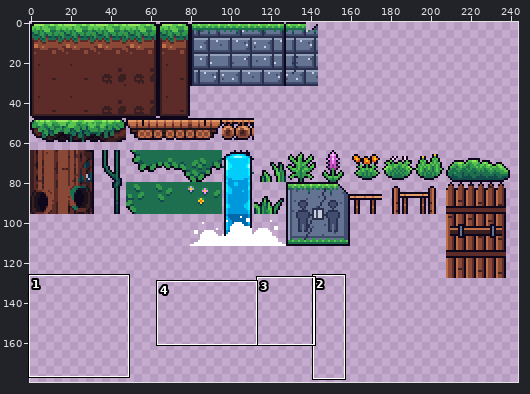
Two states of a pixel-art file, assets/regions/low_canopy_jungle/tiles/low_canopy_jungle.aseprite. Above, an overview of the earlier version with the close-up marked.
Close-up. Before the commit:
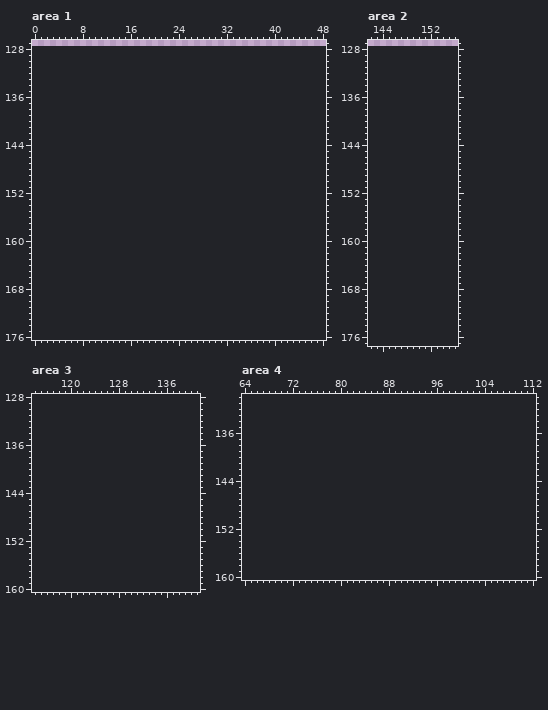
256x128 pixels, 1 frame. Shown: area 1: x 0..48, y 127..176; area 2: x 142..156, y 127..177; area 3: x 114..141, y 128..160; area 4: x 64..112, y 130..160. The old version is drawn lined up with the new one, on the new canvas. The wide view leaves out empty margins. The commit also changed other parts of the picture, which this record leaves out.
Now the later version:
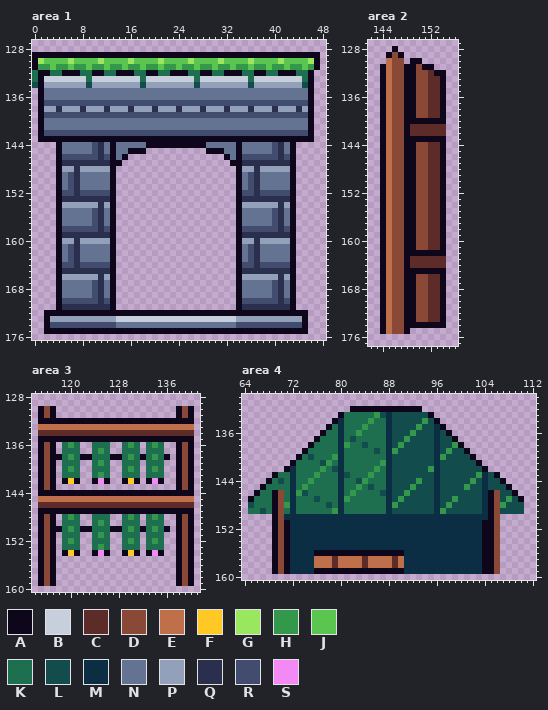
Palette (. is transparent): A #0e071b  B #c7cfdd  C #5d2c28  D #8a4836  E #bf6f4a  F #ffc825  G #99e65f  H #33984b  J #5ac54f  K #1e6f50  L #134c4c  M #0c2e44  N #657392  P #92a1b9  Q #2a2f4e  R #424c6e  S #f389f5
Change:
canvas 256x128 -> 256x192
Changed rows in their new state; - is an unchanged pixel.
Area 1:
first column x 0:
129 AAAAAAAAAAAAAAAAAAAAAAAAAAAAAAAAAAAAAAAAAAAAAAAA
130 AGJJJJGJJJJGJJJJGJJJJGJJJJGJJJJGJJJJGJJJJGJJJJGA
131 AHHJHHJHHJHHJHHJHHJHHJHHJHHJHHJHHJHHJHHJHHJHHJHA
132 KAAKKAAAKKAAKKAAAKKAAKKAAAKKAAKKAAAKKAAKKAAAKKA-
133 KABBBBBBBKBBBBBBBBKBBBBBBBBKBBBBBBBBKBBBBBBBBKA-
134 LAPPPPPPPLPPPPPPPPLPPPPPPPPLPPPPPPPPLPPPPPPPPLA-
135 -ANNNNNNNNNNNNNNNNNNNNNNNNNNNNNNNNNNNNNNNNNNNNA-
136 -ANNNNNNNNNNNNNNNNNNNNNNNNNNNNNNNNNNNNNNNNNNNNA-
137 -ARRRRRRRRRRRRRRRRRRRRRRRRRRRRRRRRRRRRRRRRRRRRA-
138 -APPQPPPQPPPQPPPQPPPQPPPQPPPQPPPQPPPQPPPQPPPQPA-
139 -ARRRRRRRRRRRRRRRRRRRRRRRRRRRRRRRRRRRRRRRRRRRRA-
140 -ANNNNNNNNNNNNNNNNNNNNNNNNNNNNNNNNNNNNNNNNNNNNA-
141 -ANNNNNNNNNNNNNNNNNNNNNNNNNNNNNNNNNNNNNNNNNNNNA-
142 -ARRRRRRRRRRRRRRRRRRRRRRRRRRRRRRRRRRRRRRRRRRRRA-
143 -AAAAAAAAAAAAAAAAAAAAAAAAAAAAAAAAAAAAAAAAAAAAAA-
144 ----ANNNNNRQNANNNNNAAAAAAAAAANNNNNANNNNNRQNA----
145 ----ANNNNNRQNANNAAA----------AAANNANNNNNRQNA----
146 ----ARRRRRRQRANA----------------ANARRRRRRQRA----
147 ----AQQQQQQQQAA------------------AAQQQQQQQQA----
148 ----APPQPPPPPA--------------------APPQPPPPPA----
149 ----ANRQNNNNNA--------------------ANRQNNNNNA----
150 ----ANRQNNNNNA--------------------ANRQNNNNNA----
151 ----ANRQNNNNNA--------------------ANRQNNNNNA----
152 ----ARRQRRRRRA--------------------ARRQRRRRRA----
153 ----AQQQQQQQQA--------------------AQQQQQQQQA----
154 ----APPPPPPQPA--------------------APPPPPPQPA----
155 ----ANNNNNRQNA--------------------ANNNNNRQNA----
156 ----ANNNNNRQNA--------------------ANNNNNRQNA----
157 ----ANNNNNRQNA--------------------ANNNNNRQNA----
158 ----ARRRRRRQRA--------------------ARRRRRRQRA----
159 ----AQQQQQQQQA--------------------AQQQQQQQQA----
160 ----APPQPPPPPA--------------------APPQPPPPPA----
161 ----ANRQNNNNNA--------------------ANRQNNNNNA----
162 ----ANRQNNNNNA--------------------ANRQNNNNNA----
163 ----ANRQNNNNNA--------------------ANRQNNNNNA----
164 ----ARRQRRRRRA--------------------ARRQRRRRRA----
165 ----AQQQQQQQQA--------------------AQQQQQQQQA----
166 ----APPPPPPQPA--------------------APPPPPPQPA----
167 ----ANNNNNRQNA--------------------ANNNNNRQNA----
168 ----ANNNNNRQNA--------------------ANNNNNRQNA----
169 ----ANNNNNRQNA--------------------ANNNNNRQNA----
170 ----ARRRRRRQRA--------------------ARRRRRRQRA----
171 ----AQQQQQQQQA--------------------AQQQQQQQQA----
172 --AAAAAAAAAAAAAAAAAAAAAAAAAAAAAAAAAAAAAAAAAAAA--
173 --APPPPPPPPPPPBBBBBBBBBBBBBBBBBBBBPPPPPPPPPPPA--
174 --ARRRRRRRRRRRNNNNNNNNNNNNNNNNNNNNRRRRRRRRRRRA--
175 --AAAAAAAAAAAAAAAAAAAAAAAAAAAAAAAAAAAAAAAAAAAA--
Area 2:
first column x 144:
128 --A--------
129 -ADA-------
130 -EDD-AA----
131 AEDDAADAA--
132 AEDDAADDCAA
133 AEDDAADDCCA
134 AEDDAADDCCA
135 AEDDAADDCCA
136 AEDDAADDCCA
137 AEDDAADDCCA
138 AEDDAADDCCA
139 AEDDAADDCCA
140 AEDDAAAAAAA
141 AEDDACCCCCC
142 AEDDACCCCCC
143 AEDDAAAAAAA
144 AEDDAADDCCA
145 AEDDAADDCCA
146 AEDDAADDCCA
147 AEDDAADDCCA
148 AEDDAADDCCA
149 AEDDAADDCCA
150 AEDDAADDCCA
151 AEDDAADDCCA
152 AEDDAADDCCA
153 AEDDAADDCCA
154 AEDDAADDCCA
155 AEDDAADDCCA
156 AEDDAADDCCA
157 AEDDAADDCCA
158 AEDDAADDCCA
159 AEDDAADDCCA
160 AEDDAADDCCA
161 AEDDAADDCCA
162 AEDDAAAAAAA
163 AEDDACCCCCC
164 AEDDACCCCCC
165 AEDDAAAAAAA
166 AEDDAADDCCA
167 AEDDAADDCCA
168 AEDDAADDCCA
169 AEDDAADDCCA
170 AEDDAADDCCA
171 AEDDAADDCCA
172 AEDDAADDCCA
173 AEDDAADDCCA
174 AEDDAAAAAAA
175 AEDDA------
Area 3:
first column x 115:
130 ADA--------------------ADA
131 ADA--------------------ADA
132 AAAAAAAAAAAAAAAAAAAAAAAAAA
133 EEEEEEEEEEEEEEEEEEEEEEEEEE
134 CCCCCCCCCCCCCCCCCCCCCCCCCC
135 AAAAAAAAAAAAAAAAAAAAAAAAAA
136 ADA-KHK--KKK--KHK-KHK--ADA
137 ADA-KKK--KHK--KKK-KKK--ADA
138 ADAAKHKAAKKKAAKHKAKHKA-ADA
139 ADA-KKK--KHK--KKK-KKK--ADA
140 ADA-KHK--KKK--KHK-KHK--ADA
141 ADA-KKK--KHK--KKK-KKK--ADA
142 ADA-AFA--ASA--AFA-ASA--ADA
143 ADA--------------------ADA
144 AAAAAAAAAAAAAAAAAAAAAAAAAA
145 EEEEEEEEEEEEEEEEEEEEEEEEEE
146 CCCCCCCCCCCCCCCCCCCCCCCCCC
147 AAAAAAAAAAAAAAAAAAAAAAAAAA
148 ADA-KHK--KKK--KHK-KHK--ADA
149 ADA-KKK--KHK--KKK-KKK--ADA
150 ADAAKHKAAKKKAAKHKAKHKA-ADA
151 ADA-KKK--KHK--KKK-KKK--ADA
152 ADA-KHK--KKK--KHK-KHK--ADA
153 ADA-KKK--KHK--KKK-KKK--ADA
154 ADA-AFA--ASA--AFA-ASA--ADA
155 ADA--------------------ADA
156 ADA--------------------ADA
157 ADA--------------------ADA
158 ADA--------------------ADA
159 ADA--------------------ADA
Area 4:
first column x 65:
132 -----------------AAAAAAAAAAAA-----------------
133 ---------------AKKKKKHLMLLLLLLA---------------
134 --------------AMKKKKHKKMLLLLLHLA--------------
135 -------------AKMKKKHKKKMLLLLHLLMA-------------
136 ------------AKKMKKHKKKKMLLLHLLLMLA------------
137 -----------AKKKMKLKKKKKMLLHLLLLMLLA-----------
138 ----------AKKKKMHKKLKKKMLHLLLLLMLLHA----------
139 ---------AKKKKKMKKKKKLKMHLLLLLLMLHLLA---------
140 --------AKLKKKHMKKKKKKKMLLLLLLLMHLLLLA--------
141 -------AKKKKLHKMKKKKKKHMLLLLLLLMLLLLLLA-------
142 ------AMKKKKHKLMKKKKKHKMLLLLLLHMLLLLLLLA------
143 ----AKKMKKKHKKKMLKKKHKKMLLLLLLLMLLLLLLHMLA----
144 ---AKLKMKKHKKKKMKKLHKKKMLLLLHLLMLLLLLHLMLLA---
145 --AKKKKMKHKKKKKMKKHKLKKMLLLHLLLMLLLLHLLMLLLA--
146 -AKKADKMHLKKKKKMKHKKKKLMLLHLLLLMLLLLLLLMADLLA-
147 AKKKADKMKKKLKKKMHKKKKKKMLHLLLLLMLLHLLLLMADLHLA
148 LKKKADHMKKKKKLKMKKKKKKKMHLLLLLLMLHLLLLLMADHLLL
149 KKLKADKMKKKKKKHMKKKKKKKMLLLLLLLMHLLLLLLMADLLLL
150 ----ADMMMMMMMMMMMMMMMMMMMMMMMMMMMMMMMMMMAD----
151 ----ADAMMMMMMMMMMMMMMMMMMMMMMMMMMMMMMMMAAD----
152 ----ADAMMMMMMMMMMMMMMMMMMMMMMMMMMMMMMMMAAD----
153 ----ADAMMMMMMMMMMMMMMMMMMMMMMMMMMMMMMMMAAD----
154 ----ADAMMMMMMMMMMMMMMMMMMMMMMMMMMMMMMMMAAD----
155 ----ADAMMMMMMMMMMMMMMMMMMMMMMMMMMMMMMMMAAD----
156 ----ADAMMMMAAAAAAAAAAAAAAAMMMMMMMMMMMMMAAD----
157 ----ADAMMMMEEECEEEECEEEECEMMMMMMMMMMMMMAAD----
158 ----ADAMMMMEEECEEEECEEEECEMMMMMMMMMMMMMAAD----
159 ----ADAMMMMAAAAAAAAAAAAAAAMMMMMMMMMMMMMAAD----
Where, in picture pixels (left, top, right, bottom), the same in both close-ups:
added: (32, 52, 320, 334)
added: (380, 46, 446, 334)
added: (38, 406, 194, 586)
added: (248, 406, 524, 574)
